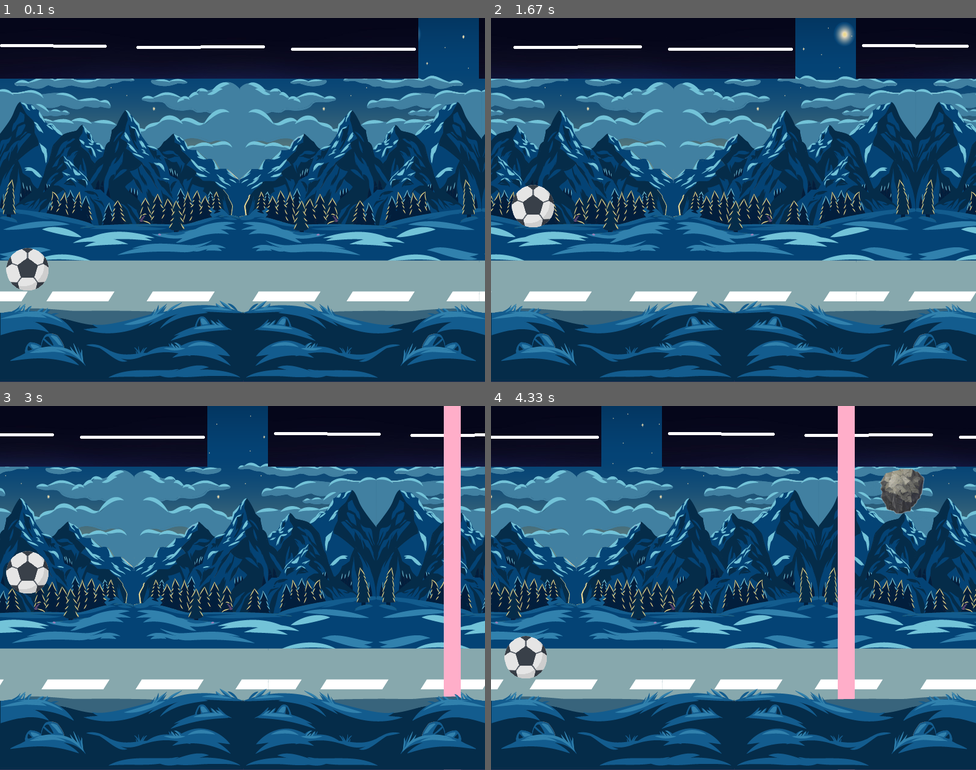
Above: before the commit, frames 1-4 (two rows, left to right).
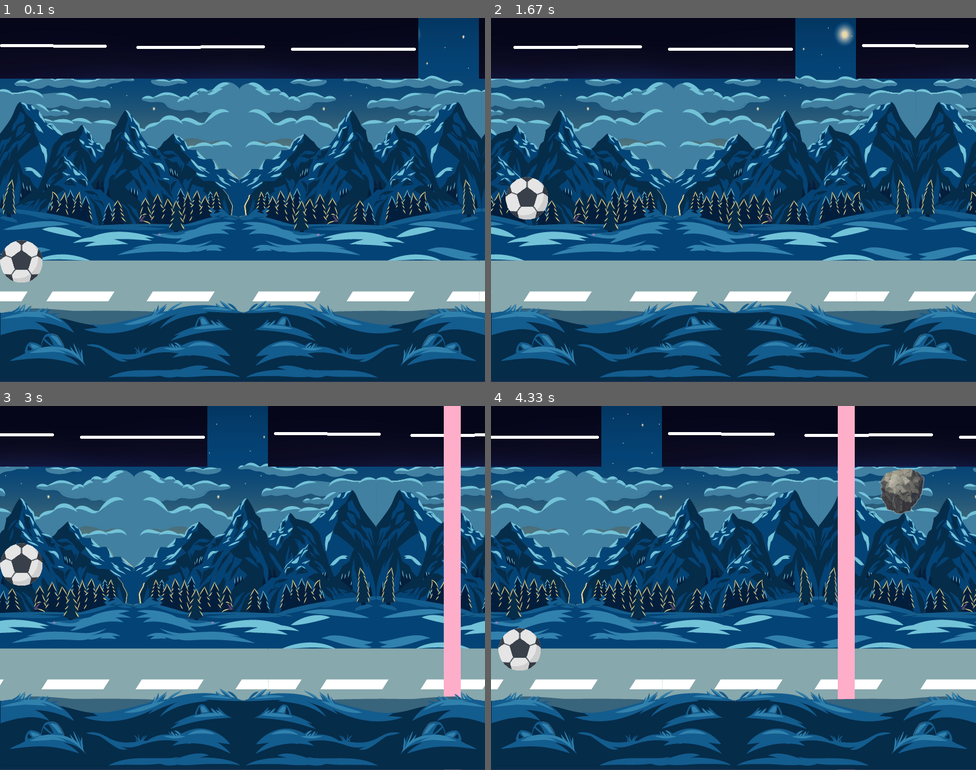
Above: after the commit, the same moments.

Repository: JulianH99/pygame2017
Game: pygame game, started from Mundo/pruebas.py
Two runs of this game, one before a commit and one after it. Both use one fixed random seed, a clock stepped at 60 frames per second and the inputs below.
Inputs:
- Up to frame 1 (0.1 s): no input
- Up to frame 2 (1.67 s): hold Right 0.33-0.8 s; hold Up 0.83-1.13 s; hold Right 1.17-1.63 s
- Up to frame 3 (3 s): hold Left 1.67-2.2 s; hold Left 2.23-2.63 s; hold Up from 2.67 s (still down)
- Up to frame 4 (4.33 s): release Up at 3.03 s; hold Right 3.07-3.7 s; hold Left 3.73-4.2 s; hold Right from 4.23 s (still down)

The runs differ from the first frame. In frame 1, 0.8% of the frame differs, in the area x 0-10%, y 61-75%; in frame 2, 0.8%; in frame 3, 0.8%, in the area x 0-10%, y 37-52%; in frame 4, 0.8%.

Commit message:
Restricciones bolita

Diff:
--- a/Mundo/Bolita/ClaseBolita.py
+++ b/Mundo/Bolita/ClaseBolita.py
@@ -6,21 +6,21 @@
 
 
 class Bolita():
-    def __init__(self, vidaInicial, posX, posY):
+    def __init__(self, vidaInicial, posX, posY, ancho, alto, tamanoPlat):
         self.vida = vidaInicial
         self.puntaje = 0
         self.imagen = pygame.transform.scale(pygame.image.load('Imagenes/bolita1.png'), (70, 70))
         self.rectangulo = self.imagen.get_rect()
         self.imagenrect = self.imagen.get_rect()
         self.aceleGrave = 0.3
-        self.rectangulo.centerx = posX
+        self.rectangulo.left = posX
         self.rectangulo.centery = posY
         self.gravedad = True
         self.direccionMovimiento = True
-        self.ancho = 800
-        self.alto = posY
-        self.piso =0
-
+        self.ancho = ancho
+        self.alto = alto
+        self.techo =0
+        self.tamanoPlat = tamanoPlat
         self.velocidadVertical = [0, 0]
         self.saltoDoble = False
 
@@ -62,16 +62,13 @@
         self.rectangulo.centery += self.velocidadVertical[0]
         self.velocidadVertical[1] = self.velocidadVertical[0]
 
-        if self.rectangulo.centery < self.piso:
-            self.rectangulo.centery = self.piso
-            self.velocidadVertical = [0, 0]
-        if self.rectangulo.centery > (self.alto - self.imagenrect.bottom):
-            self.rectangulo.centery = self.alto - self.imagenrect.bottom
+
+        self.restriccionMovimiento()
 
 
 
     def dibujarBolita(self,ventana):
-        ventana.blit(self.imagen, (self.rectangulo.centerx, self.rectangulo.centery))
+        ventana.blit(self.imagen, (self.rectangulo.left, self.rectangulo.centery))
 
     def acumularPuntos(self, puntos):
         self.puntaje += puntos
@@ -87,12 +84,9 @@
     def modificarVida(self, cambioVida):
         self.vida += cambioVida
 
-    def desplazamientoBolita(self, velocidad):
-        pass
 
     def activarSaltoDoble(self, estado):
         self.saltoDoble=estado
-
 
 
 
@@ -100,4 +94,15 @@
         return self.rectangulo
 
     def restriccionMovimiento(self):
-        pass
+
+        if self.rectangulo.centery < self.techo:
+            self.rectangulo.centery = self.techo
+            self.velocidadVertical = [0, 0]
+        if self.rectangulo.centery > (self.alto - (self.imagenrect.height/2)-self.tamanoPlat+10):
+            self.rectangulo.centery = self.alto - (self.imagenrect.height/2)-self.tamanoPlat+10
+
+        if self.rectangulo.right > self.ancho:
+            self.rectangulo.right = self.ancho
+
+        if self.rectangulo.left < 0:
+            self.rectangulo.left = 0
--- a/Mundo/Bolita/PruebasBolita.py
+++ b/Mundo/Bolita/PruebasBolita.py
@@ -6,7 +6,7 @@
     pygame.init()
 
 
-    mibolita = Bolita(100, 0, 472)
+    mibolita = Bolita(100, 0, 472, 300, 100)
     ventana = display.set_mode([mibolita.ancho,mibolita.alto])
     pygame.display.set_caption("Programa Bolita")
     blanco = (255, 255, 255)
--- a/Mundo/Obstaculo.py
+++ b/Mundo/Obstaculo.py
@@ -3,7 +3,7 @@
 from pygame.locals import *
 
 class Obstaculo():
-    PARED = 0
+    PARED = -2
     PUAS = -1
 
     # constructor
@@ -11,7 +11,7 @@
 
         self.imagen = image.load(ruta)  # imagen que representa el obstaculo
         self.rect = self.imagen.get_rect()  # rectangulo creado apartir de la iamgen del obstaculo
-        self.valorDanio = danio  # daño que hace el obstaculo si daño vale 0 es una pared si es -1 es un chuzo
+        self.valorDanio = danio  # daño que hace el obstaculo si daño vale -2 es una pared si es -1 es un chuzo
         self.valorDanioAux = danio
         self.rect.centerx = X  # centro en x del obstaculo
         self.rect.centery = Y  # centro en y del obstaculo
--- a/Mundo/pruebas.py
+++ b/Mundo/pruebas.py
@@ -33,6 +33,7 @@
 def main():
 
     imagenFondo = image.load("Imagenes/fondoEstatico1.png")
+
     init()
 
     ventana = display.set_mode([ancho, alto])
@@ -41,7 +42,7 @@
     escenario = Escenario(2,1, Escenario.ORIENT_DER_IZQ, ventana, ancho, alto)
 
     # bolita
-    bolita = Bolita(10,10, alto-escenario.rectPlataforma[0].height)
+    bolita = Bolita(10,0,escenario.alto - 40 - escenario.rectPlataforma[0].height,ancho,alto,imagenFondo.get_height()+(escenario.rectPlataforma[0].height)/2)
     reloj = time.Clock()
     while True:
 
